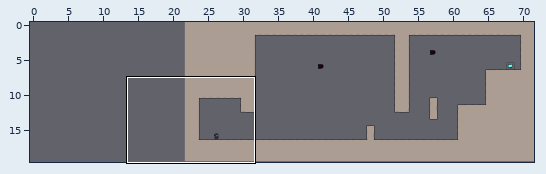
Level history. Tiled map: levelconverter/maps/n27.tmx. Above, an overview of the earlier version with the close-up marked.
Close-up. Old version:
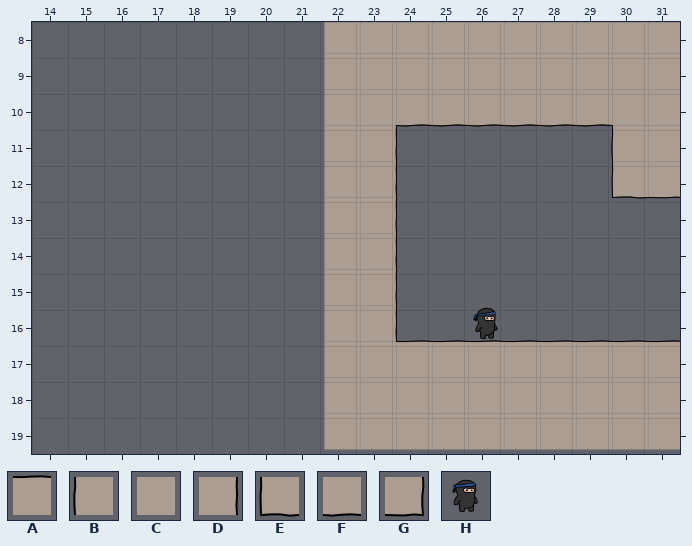
Cells are 40x40 px. Shown: x 14..31, y 8..19. The commit also changed other parts of the map, which this record leaves out. The old version is drawn lined up with the new one.
Key: from "tiles6_gapped": A 7, B 12, C 13, D 14, E 18, F 19, G 20, H 46.
_ is an empty cell.
Layer "bg" before, first column x 14:
 8 ________CCCCCCCCCD
 9 ________CCCCCCCCCD
10 ________CCFFFFFFCD
11 ________CD______BD
12 ________CD______EG
13 ________CD________
14 ________CD________
15 ________CD________
16 ________CD__H_____
17 ________CCAAAAAAAA
18 ________CCCCCCCCCC
19 ________CCCCCCCCCC
After:
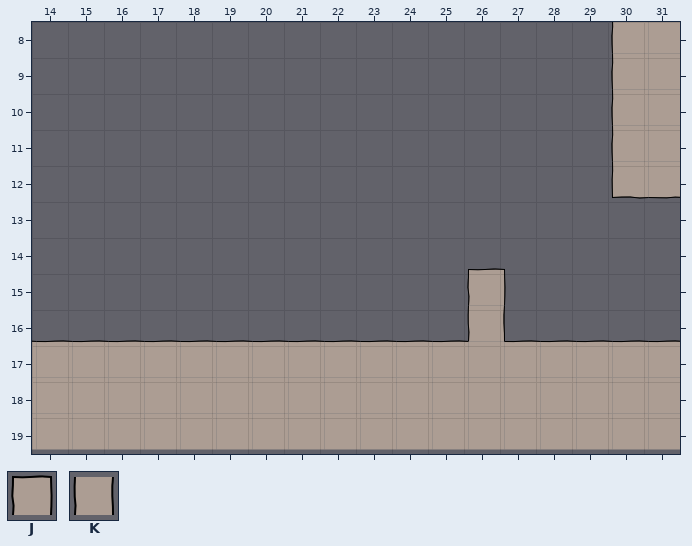
Further tiles: from "tiles6_gapped": J 9, K 15.
What changed:
Changed rows in their new state; . is an unchanged cell.
map size 50x20 -> 72x20 cells (old content now starts at 22,0; both pictures use the new coordinates)
Layer "bg":
first column x 14:
 8 ........________B
 9 ........________B
10 ........________B
11 ........__.......
12 ........__.......
13 ........__.......
14 ........__.......
15 ........__..J....
16 ........__..K....
17 AAAAAAAAAA..C....
18 CCCCCCCC.........
19 CCCCCCCC.........
Boxes around the changes in both close-ups, in picture pixels (x1, y1, x2, y2):
changed: (32, 22, 614, 450)
